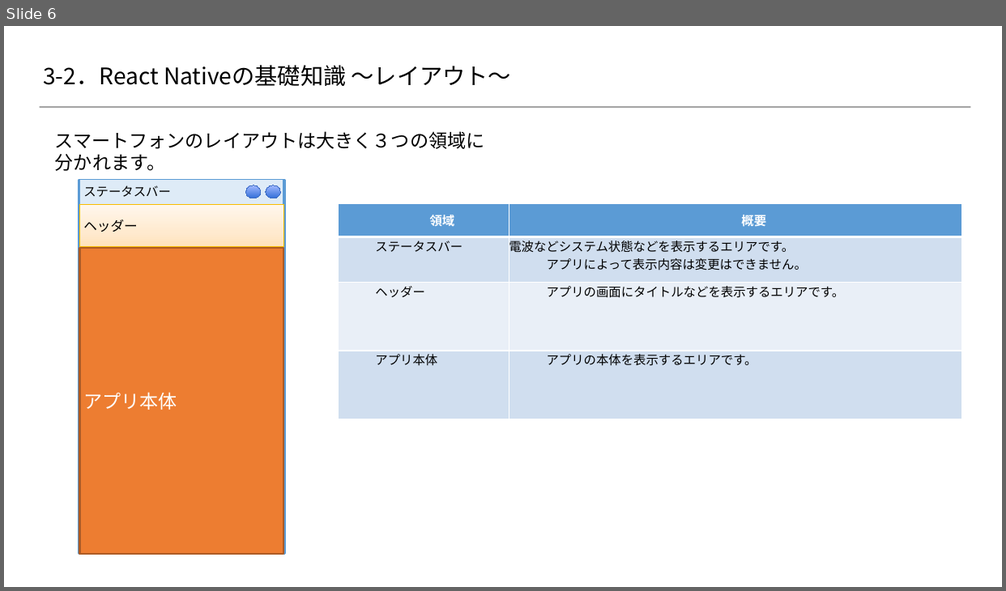
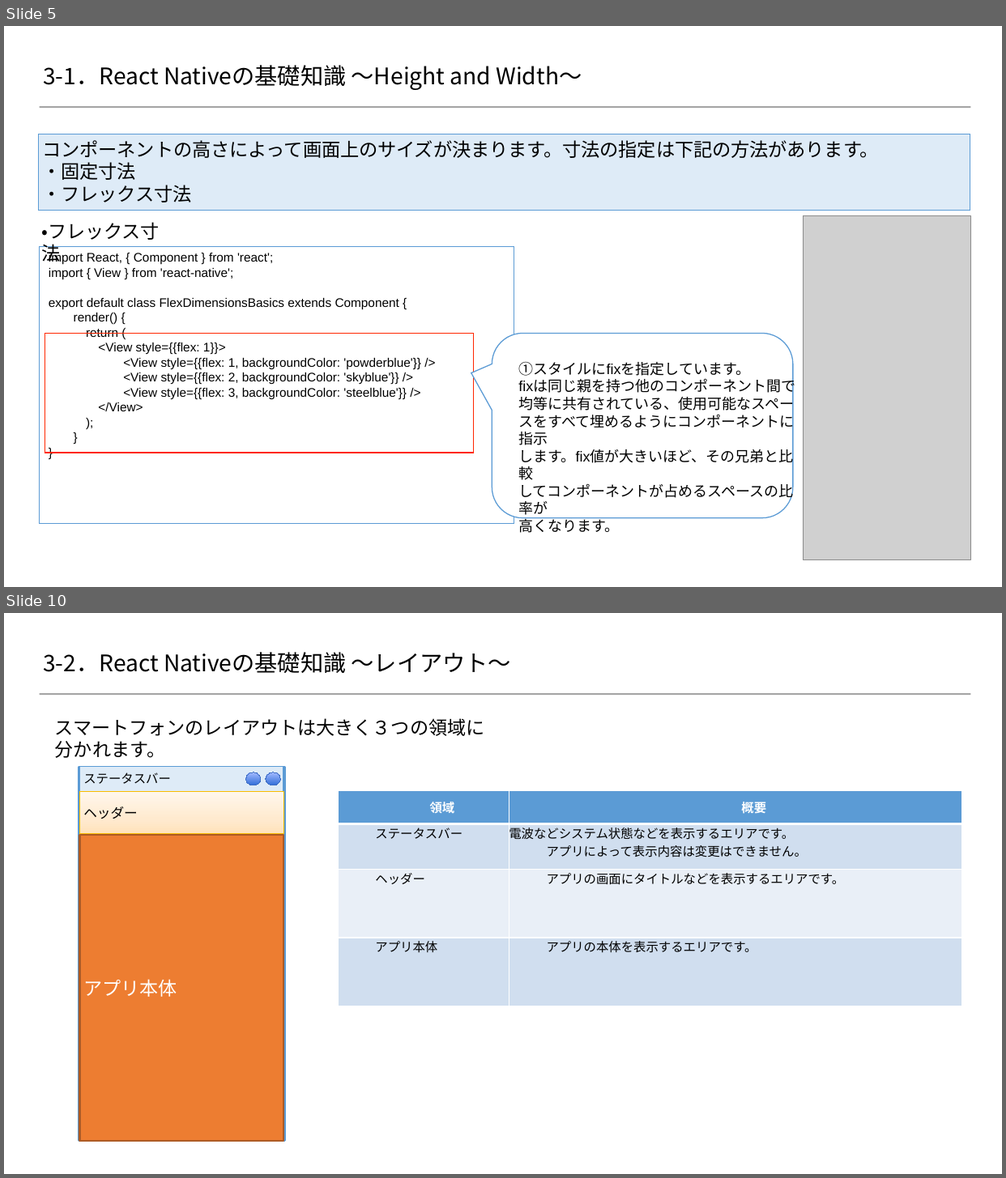
Before and after one commit to 2018SYSTEMI34/diary, a slide deck: doc/02_SlideShare/01.ネタ/３_ReactNative基礎知識/react-native.pptx. Shown one above the other, each under a label of ours: slide 6 before the commit, slides 5 and 10 after it; the slides between them are not shown. The pictures are 1006x591 and 1006x1178 pixels, drawn with LibreOffice and Linux fonts; fonts in the diff are those of the drawing; grey boxes stand for pictures; background and template pictures are left out. Boxes give left, top, right and bottom in pixels: in the first picture for what was removed or moved away, otherwise in the second. Text is boxed around its words. In the diff, an @@ line names an element or a change of style, - is before the commit and + after.

Commit message:
ReactNative基礎知識_ページ追加
ReactNative基礎知識_ページ追加

```diff
--- a/doc/02_SlideShare/01.ネタ/３_ReactNative基礎知識/react-native.pptx
+++ b/doc/02_SlideShare/01.ネタ/３_ReactNative基礎知識/react-native.pptx
@@ slide 5 added at [4,26,1002,587], background #FFFFFF; not listed: 1 template element that a slide beside it also shows @@
@@ title added at [43,65,582,90], 22 pt, text #000000 @@
+3-1．React Nativeの基礎知識 ～Height and Width～
@@ text added at [39,134,970,210], fill #DEEBF7, outline #5B9BD5 1 pt, 18 pt, text #000000 @@
+コンポーネントの高さによって画面上のサイズが決まります。寸法の指定は下記の方法があります。
+・固定寸法
+・フレックス寸法
@@ picture added at [803,216,970,561] @@
@@ text added at [41,222,160,262], 18 pt, text #000000 @@
+・フレックス寸法
@@ rectangle added at [39,247,513,525], fill #FFFFFF, outline #5B9BD5 1 pt @@
@@ text added at [49,252,421,412], 12 pt, text #000000 @@
+import React, { Component } from 'react';
+import { View } from 'react-native';
+export default class FlexDimensionsBasics extends Component {
+render() {
+return (
+<View style={{flex: 1}}>
+<View style={{flex: 1, backgroundColor: 'powderblue'}} />
+<View style={{flex: 2, backgroundColor: 'skyblue'}} />
+<View style={{flex: 3, backgroundColor: 'steelblue'}} />
+</View>
+);
+}
+}
@@ rectangle added at [44,334,473,454], outline #FF2600 1 pt @@
@@ rounded speech box added at [492,334,793,518], fill #FFFFFF, outline #5B9BD5 1 pt @@
@@ text added at [518,362,795,518], 14 pt, text #000000 @@
+①スタイルにfixを指定しています。
+fixは同じ親を持つ他のコンポーネント間で
+均等に共有されている、使用可能なスペー
+スをすべて埋めるようにコンポーネントに指示
+します。fix値が大きいほど、その兄弟と比較
+してコンポーネントが占めるスペースの比率が
+高くなります。
@@ what was slide 6 is now slide 10 @@
```
Also in this commit, not shown: 3 slides changed, 5 other slides added, 2 slides removed.
